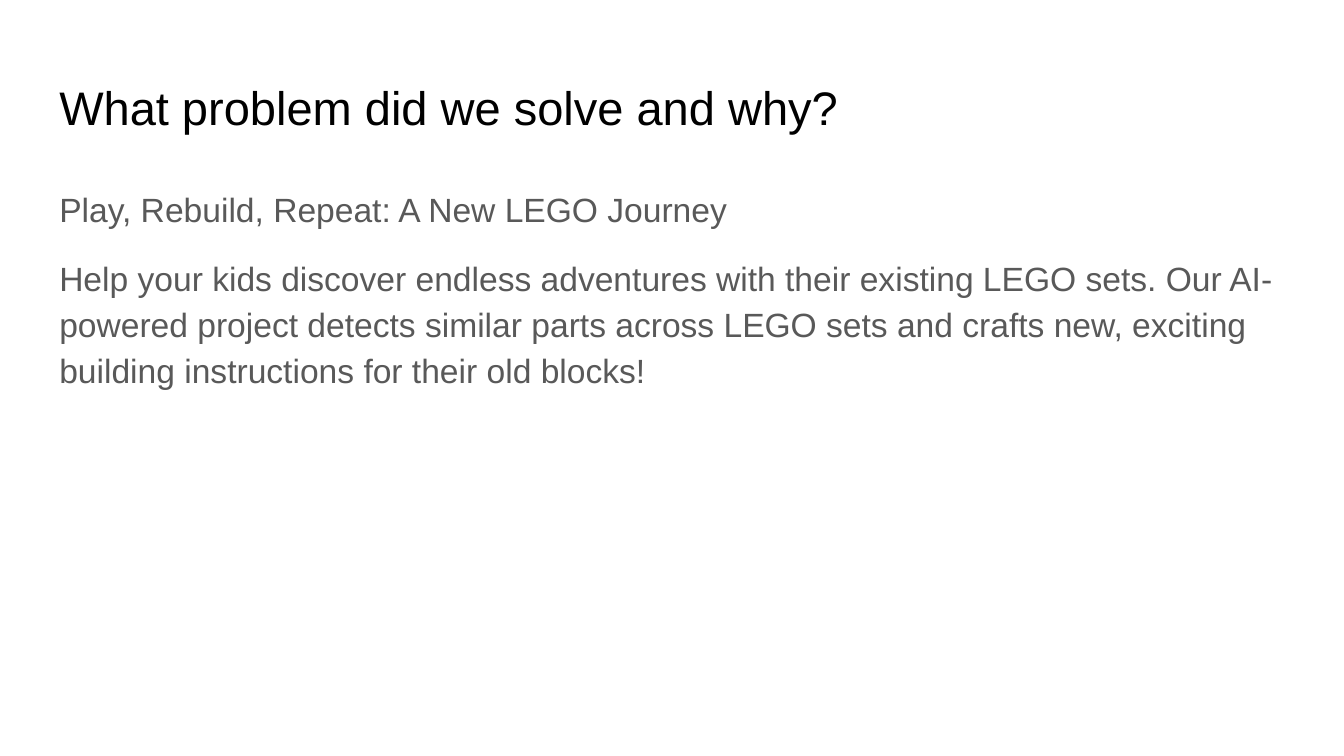
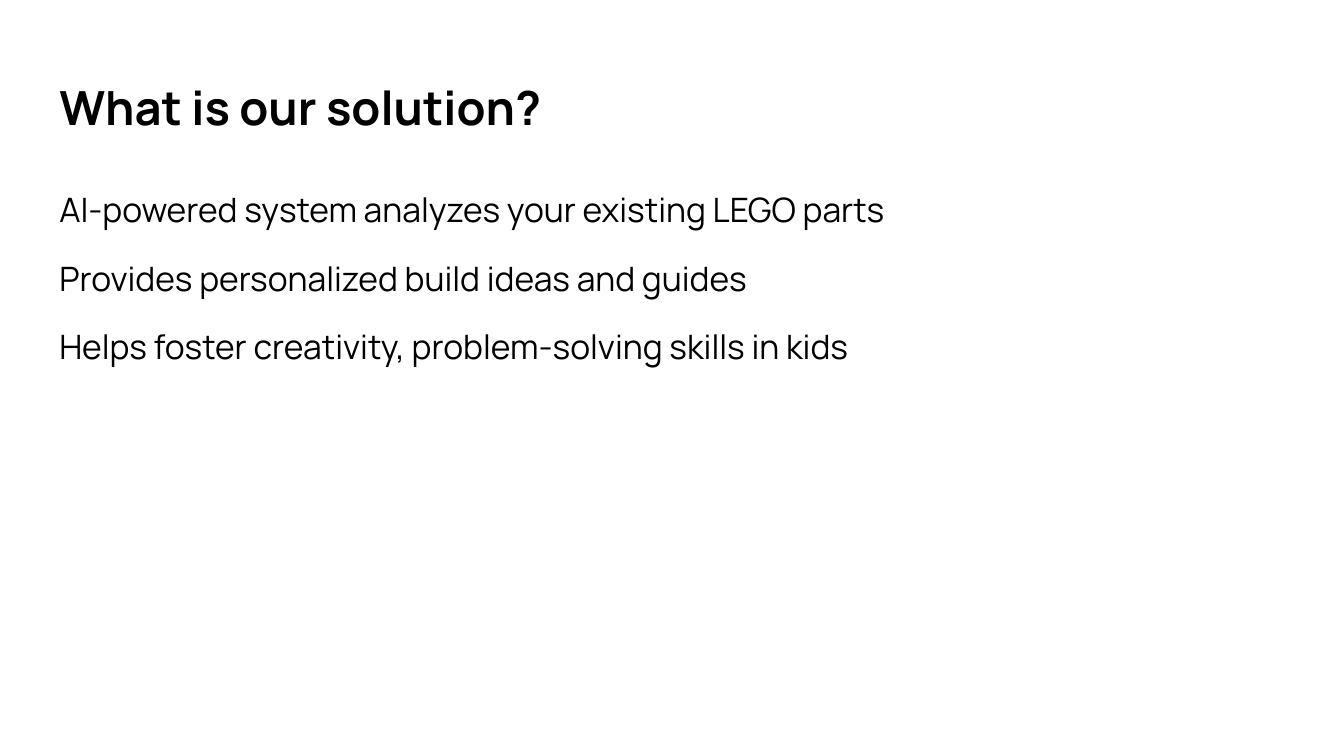
Before and after one commit to DeepikaMobileDeveloper/women-in-ai-hackathon, a slide deck: slide 4 of Presentation/Team_3_Slides.pptx (slide 3 before the commit). Drawn at 1344x756 pixels with LibreOffice and Linux fonts; fonts in the diff are those of the drawing; background and template pictures are left out. Boxes give left, top, right and bottom in pixels: in the first picture for what was removed or moved away, otherwise in the second. Text is boxed around its words. In the diff, an @@ line names an element or a change of style, - is before the commit and + after.

Commit message:
updated slides

```diff
--- a/Presentation/Team_3_Slides.pptx
+++ b/Presentation/Team_3_Slides.pptx
@@ title at (59,90,541,126): text changed; font Arial to Manrope; bold on @@
-What problem did we solve and why?
+What is our solution?
@@ text at (59,197,885,368): text changed; font Arial to Manrope; text colour #595959 to #000000 @@
-Play, Rebuild, Repeat: A New LEGO Journey
-Help your kids discover endless adventures with their existing LEGO sets. Our AI-powered project detects similar parts across LEGO sets and crafts new, exciting building instructions for their old blocks!
+AI-powered system analyzes your existing LEGO parts
+Provides personalized build ideas and guides
+Helps foster creativity, problem-solving skills in kids
```
Also in this commit, not shown: 1 other slide changed, 6 slides added, 4 slides removed.
